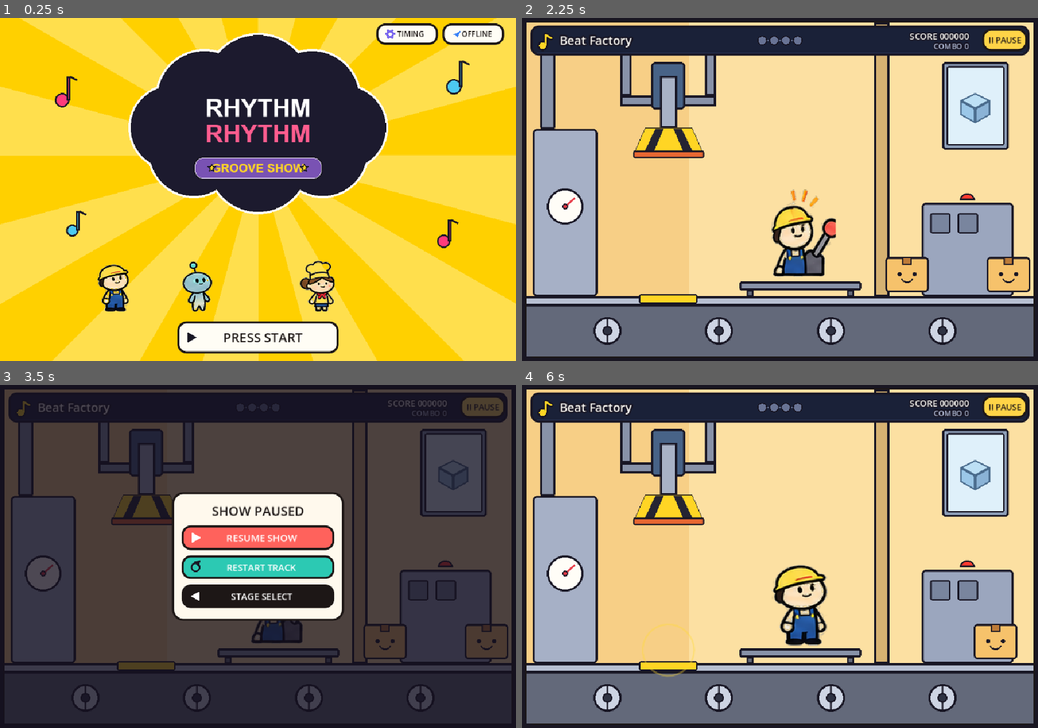
Above: before the commit, frames 1-4 (two rows, left to right).
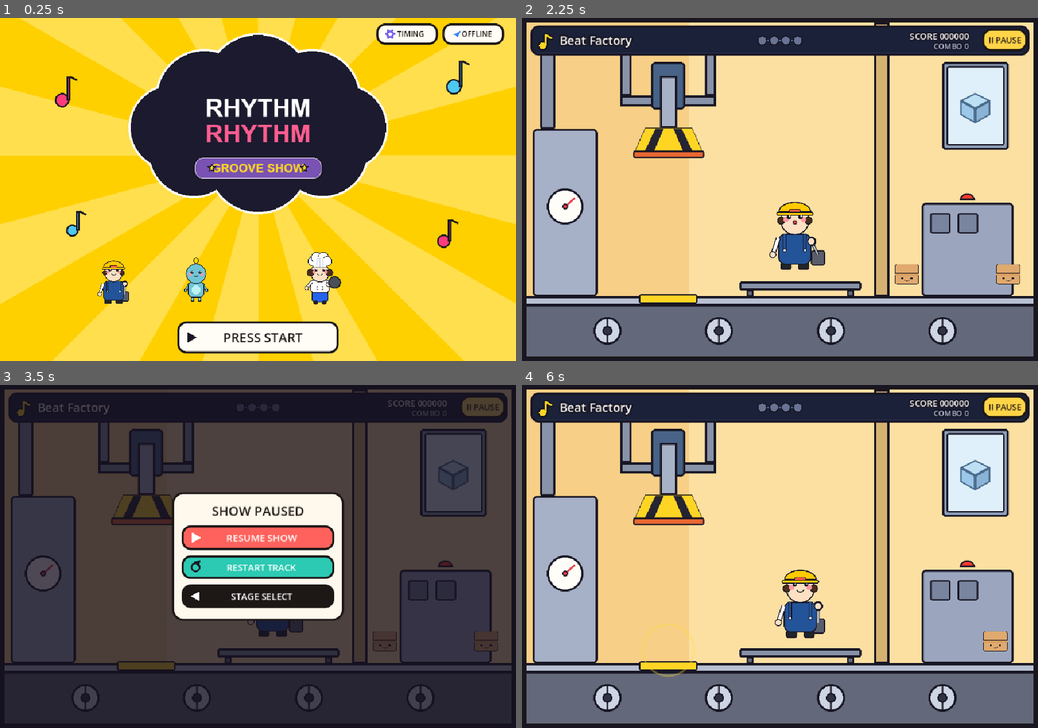
Above: after the commit, the same moments.

Repository: 1beenlee/rhythm-rhythm
Game: Godot game, scene res://scenes/main.tscn
Two runs of this game, one before a commit and one after it. Both use one fixed random seed, a clock stepped at 60 frames per second and the inputs below.
Inputs (mouse positions are in pixels of both pictures, inside the frame that each line leads up to):
- Up to frame 1 (0.25 s): no input
- Up to frame 2 (2.25 s): click "PRESS START" at 0.5 s; click "(A) PLAY" at 1.25 s; click "START STAGE!" at 2 s
- Up to frame 3 (3.5 s): click "II PAUSE" at 2.75 s
- Up to frame 4 (6 s): click "RESTART TRACK" at 3.5 s; tap Enter at 4.25, 4.35, 5.75 s; move the mouse to (893, 539) at 4.27 s; hold Right 4.28-5.03 s; click (893, 539) at 4.42 s; tap Space at 4.52, 5, 5.27 s; move the mouse to (676, 573) at 5.02 s; hold S 5.03-5.78 s; tap Keypad Enter at 5.1 s; move the mouse to (831, 481) at 5.77 s; hold Right from 5.78 s (still down); tap L at 5.85 s

The runs differ from the first frame. In frame 1, 2.0% of the frame differs, in the area x 18-67%, y 68-86%; in frame 2, 3.6%, in the area x 47-99%, y 49-80%; in frame 3, 0.9%; in frame 4, 2.5%.

Commit message:
feat(v0.3): overhaul 2D sprite pipeline with studio-grade 512px vector assets
- Rebuilt all character and prop sprite sheets using 4x SSAA (Pillow Lanczos) at 512x512 native resolution:
  * results/trio_celebration.png (800x520 high-res master illustration)
  * beat_factory/worker.png (2048x512, 4 frames)
  * beat_factory/boxes.png (1536x512, 3 frames)
  * echo_planet/alien.png (2048x512, 4 frames)
  * echo_planet/astronauts.png (1536x512, 3 frames)
  * rhythm_kitchen/chef.png (2560x512, 5 frames)
  * rhythm_kitchen/ingredients.png (1024x512, 2 frames)
- Replaced naive chroma-keying with 100% clean RGBA alpha channel (zero fringes/halos)
- Standardized frame slicing in GDScript across StageUIArt and game visual nodes
- CCGS & Ponytail quality gates pass (validate.py, 6/6 pipeline tests, 3/3 Godot smoke tests)

Diff:
--- a/core/stage_ui_art.gd
+++ b/core/stage_ui_art.gd
@@ -13,6 +13,7 @@
 var bg_title_tex: Texture2D
 var bg_results_tex: Texture2D
 var bg_select_tex: Texture2D
+var trio_celebration_tex: Texture2D
 var worker_tex: Texture2D
 var alien_tex: Texture2D
 var chef_tex: Texture2D
@@ -21,6 +22,7 @@
 	bg_title_tex = load("res://assets/sprites/bg_title.png")
 	bg_results_tex = load("res://assets/sprites/bg_results.png")
 	bg_select_tex = load("res://assets/sprites/bg_select.png")
+	trio_celebration_tex = load("res://assets/sprites/results/trio_celebration.png")
 	worker_tex = load("res://assets/sprites/beat_factory/worker.png")
 	alien_tex = load("res://assets/sprites/echo_planet/alien.png")
 	chef_tex = load("res://assets/sprites/rhythm_kitchen/chef.png")
@@ -83,16 +85,15 @@
 	# Cast characters standing cutely on stage floor
 	var floor_y := h * 0.86
 	var is_narrow := w < 520.0
-	var s := 0.65 if is_narrow else 0.82
-	var cw := 110.0 * s
-	var ch := 150.0 * s
+	var s := 0.70 if is_narrow else 0.95
+	var csz := 140.0 * s
 
 	if worker_tex:
-		draw_texture_rect_region(worker_tex, Rect2(w * 0.22 - cw * 0.5, floor_y - ch + bob * 0.4, cw, ch), Rect2(0, 0, 160.0, 220.0))
+		draw_texture_rect_region(worker_tex, Rect2(w * 0.22 - csz * 0.5, floor_y - csz + bob * 0.4, csz, csz), Rect2(0.0, 0.0, 512.0, 512.0))
 	if alien_tex:
-		draw_texture_rect_region(alien_tex, Rect2(w * 0.38 - cw * 0.5, floor_y - ch * 0.95 - bob * 0.5, cw, ch), Rect2(0, 0, 150.0, 200.0))
+		draw_texture_rect_region(alien_tex, Rect2(w * 0.38 - csz * 0.5, floor_y - csz - bob * 0.5, csz, csz), Rect2(0.0, 0.0, 512.0, 512.0))
 	if chef_tex:
-		draw_texture_rect_region(chef_tex, Rect2(w * 0.62 - cw * 0.5, floor_y - ch + bob * 0.4, cw, ch), Rect2(0, 0, 150.0, 220.0))
+		draw_texture_rect_region(chef_tex, Rect2(w * 0.62 - csz * 0.5, floor_y - csz + bob * 0.4, csz, csz), Rect2(0.0, 0.0, 512.0, 512.0))
 
 # =============================================================================
 # PANEL 02: STAGE SELECT HEADER & PORTRAIT CARDS (02_stage_select.png)
@@ -137,26 +138,21 @@
 	if is_narrow:
 		s = minf(w / 280.0, h / 110.0)
 	var bottom_limit := outer_rect.end.y - 6.0
+	var csz := 170.0 * s
 	if game_id == "beat_factory":
 		if worker_tex:
-			var cw := 125.0 * s
-			var ch := 170.0 * s
-			var src := Rect2(160.0, 0, 160.0, 220.0) # Ready frame
-			draw_texture_rect_region(worker_tex, Rect2(w * 0.50 - cw * 0.5, bottom_limit - ch + bob * 0.2, cw, ch), src)
+			var src := Rect2(512.0, 0.0, 512.0, 512.0) # Ready / Pull frame
+			draw_texture_rect_region(worker_tex, Rect2(w * 0.50 - csz * 0.5, bottom_limit - csz + bob * 0.2, csz, csz), src)
 	elif game_id == "echo_planet":
 		var space_c := Vector2(w * 0.50, h * 0.64)
 		CartoonDraw.draw_outlined_ellipse(self, space_c, w * 0.38, h * 0.22, -0.1, Color("2e2466"), Color("4a3b8c"), 3.0)
 		if alien_tex:
-			var cw := 120.0 * s
-			var ch := 160.0 * s
-			var src := Rect2(0.0, 0, 150.0, 200.0) # Idle frame
-			draw_texture_rect_region(alien_tex, Rect2(w * 0.50 - cw * 0.5, bottom_limit - ch + bob * 0.2, cw, ch), src)
+			var src := Rect2(0.0, 0.0, 512.0, 512.0) # Idle frame
+			draw_texture_rect_region(alien_tex, Rect2(w * 0.50 - csz * 0.5, bottom_limit - csz + bob * 0.2, csz, csz), src)
 	else:
 		if chef_tex:
-			var cw := 120.0 * s
-			var ch := 175.0 * s
-			var src := Rect2(150.0, 0, 150.0, 220.0) # Left Pan frame
-			draw_texture_rect_region(chef_tex, Rect2(w * 0.50 - cw * 0.5, bottom_limit - ch + bob * 0.2, cw, ch), src)
+			var src := Rect2(0.0, 0.0, 512.0, 512.0) # Idle frame
+			draw_texture_rect_region(chef_tex, Rect2(w * 0.50 - csz * 0.5, bottom_limit - csz + bob * 0.2, csz, csz), src)
 
 # =============================================================================
 # REHEARSAL STAGE & CHARACTER SHEET PREVIEW (Panels 10, 11, 12)
@@ -244,17 +240,17 @@
 	])
 	draw_colored_polygon(spot_pts, Color(1.0, 0.92, 0.55, 0.12))
 	var s := 0.85 if w < 520.0 else 1.15
-	var cw := 140.0 * s
-	var ch := 190.0 * s
-	var crect := Rect2(w * 0.50 - cw * 0.5, h * 0.66 - ch + bob * 0.3, cw, ch)
-	var f_idx := 3 if grade_tier == "SUPERB" else 0
+	var csz := 180.0 * s
+	var crect := Rect2(w * 0.50 - csz * 0.5, h * 0.66 - csz + bob * 0.3, csz, csz)
+	var f_idx := 2 if grade_tier == "SUPERB" else 0 # Frame 2 is Perfect/Cheer, Frame 0 is Idle
 
 	if game_id == "beat_factory" and worker_tex:
-		draw_texture_rect_region(worker_tex, crect, Rect2(float(f_idx) * 160.0, 0, 160.0, 220.0))
+		draw_texture_rect_region(worker_tex, crect, Rect2(float(f_idx) * 512.0, 0.0, 512.0, 512.0))
 	elif game_id == "echo_planet" and alien_tex:
-		draw_texture_rect_region(alien_tex, crect, Rect2(float(f_idx) * 150.0, 0, 150.0, 200.0))
+		draw_texture_rect_region(alien_tex, crect, Rect2(float(f_idx) * 512.0, 0.0, 512.0, 512.0))
 	elif chef_tex:
-		draw_texture_rect_region(chef_tex, crect, Rect2(float(f_idx) * 150.0, 0, 150.0, 220.0))
+		var c_frame := 3 if grade_tier == "SUPERB" else 0
+		draw_texture_rect_region(chef_tex, crect, Rect2(float(c_frame) * 512.0, 0.0, 512.0, 512.0))
 
 # =============================================================================
 # PANEL 09: RESULTS / AWARD SCREEN (09_results_superb.png)
@@ -273,32 +269,19 @@
 	var banner_y := h * (0.08 if is_narrow else 0.12)
 	CartoonDraw.draw_sticker_text(self, Vector2(0, banner_y), banner_txt, int(w), banner_fs, banner_col, CartoonDraw.INK, Color.WHITE, 4.5, 9.0)
 
-	# Cheering Character Trio on Left (Worker, Alien, Chef)
-	var trio_cx := w * (0.50 if is_narrow else 0.26)
-	var trio_y := h * (0.48 if is_narrow else 0.82)
-	var ts := (0.68 if is_narrow else 1.0)
-	var cw := 115.0 * ts
-	var ch := 160.0 * ts
-
-	if alien_tex:
-		var a_frame := 2 if grade_tier != "TRY AGAIN" else 0
-		var arect := Rect2(trio_cx - cw * 0.5, trio_y - ch * 1.05 - bob * 0.5, cw, ch)
-		draw_texture_rect_region(alien_tex, arect, Rect2(float(a_frame) * 150.0, 0, 150.0, 200.0))
-	if worker_tex:
-		var w_frame := 3 if grade_tier != "TRY AGAIN" else 0
-		var wrect := Rect2(trio_cx - cw * 1.35, trio_y - ch * 0.95 - bob * 0.4, cw, ch)
-		draw_texture_rect_region(worker_tex, wrect, Rect2(float(w_frame) * 160.0, 0, 160.0, 220.0))
-	if chef_tex:
-		var c_frame := 3 if grade_tier != "TRY AGAIN" else 0
-		var crect := Rect2(trio_cx + cw * 0.35, trio_y - ch * 0.95 - bob * 0.4, cw, ch)
-		draw_texture_rect_region(chef_tex, crect, Rect2(float(c_frame) * 150.0, 0, 150.0, 220.0))
-
-	if grade_tier == "SUPERB":
-		for li in range(3):
-			var lx := trio_cx - 100.0 * ts + float(li) * 20.0 * ts
-			draw_line(Vector2(lx, trio_y - 180.0 * ts), Vector2(lx - 12.0 * ts, trio_y - 215.0 * ts), CartoonDraw.INK, 4.5 * ts, true)
-			var rx := trio_cx + 60.0 * ts + float(li) * 20.0 * ts
-			draw_line(Vector2(rx, trio_y - 180.0 * ts), Vector2(rx + 12.0 * ts, trio_y - 215.0 * ts), CartoonDraw.INK, 4.5 * ts, true)
+	# High-Resolution Master Cheering Character Trio on Left (Worker, Alien, Chef)
+	var trio_cx := w * (0.50 if is_narrow else 0.28)
+	var trio_y := h * (0.48 if is_narrow else 0.85)
+	var tw := 270.0 if is_narrow else 400.0
+	var th := 175.0 if is_narrow else 260.0 # Exact 800:520 ratio
+
+	if trio_celebration_tex:
+		draw_texture_rect(trio_celebration_tex, Rect2(trio_cx - tw * 0.5, trio_y - th - bob * 0.3, tw, th), false)
+	elif alien_tex and worker_tex and chef_tex:
+		var csz_trio := 120.0
+		draw_texture_rect_region(alien_tex, Rect2(trio_cx - csz_trio * 0.5, trio_y - csz_trio, csz_trio, csz_trio), Rect2(1024.0, 0.0, 512.0, 512.0))
+		draw_texture_rect_region(worker_tex, Rect2(trio_cx - csz_trio * 1.3, trio_y - csz_trio, csz_trio, csz_trio), Rect2(1024.0, 0.0, 512.0, 512.0))
+		draw_texture_rect_region(chef_tex, Rect2(trio_cx + csz_trio * 0.3, trio_y - csz_trio, csz_trio, csz_trio), Rect2(1536.0, 0.0, 512.0, 512.0))
 
 	# Scoreboard Card on Right
 	var card_rect := Rect2(w * 0.52, h * 0.20, w * 0.44, h * 0.62)
--- a/games/beat_factory/visual.gd
+++ b/games/beat_factory/visual.gd
@@ -50,10 +50,9 @@
 				break
 
 	# 2. Worker Catwalk & Character Sprite
-	var worker_w := 125.0 if is_narrow else 155.0
-	var worker_h := 170.0 if is_narrow else 210.0
-	var worker_x := w * 0.54 - worker_w * 0.5
-	var worker_y := belt_y - 28.0 - worker_h + bob * 0.5
+	var worker_sz := 160.0 if is_narrow else 210.0
+	var worker_x := w * 0.54 - worker_sz * 0.5
+	var worker_y := belt_y - 20.0 - worker_sz + bob * 0.5
 
 	# Frame index: 0=Idle, 1=Ready/Lever Pulled, 2=Hit, 3=Miss
 	var worker_frame := 0
@@ -66,8 +65,8 @@
 		worker_frame = 1
 
 	if worker_tex:
-		var src_worker := Rect2(float(worker_frame) * 160.0, 0.0, 160.0, 220.0)
-		draw_texture_rect_region(worker_tex, Rect2(worker_x, worker_y, worker_w, worker_h), src_worker)
+		var src_worker := Rect2(float(worker_frame) * 512.0, 0.0, 512.0, 512.0)
+		draw_texture_rect_region(worker_tex, Rect2(worker_x, worker_y, worker_sz, worker_sz), src_worker)
 
 	# 3. Conveyor Belt Track & Boxes Moving Right -> Left
 	_draw_conveyor_boxes(w, belt_y, press_cx, speed_per_beat, beat, counting, is_narrow, is_holding_now)
@@ -200,7 +199,8 @@
 func _draw_box_sprite(bottom_center: Vector2, bw: float, bh: float, frame_idx: int) -> void:
 	var rect := Rect2(bottom_center.x - bw * 0.5, bottom_center.y - bh, bw, bh)
 	if boxes_tex:
-		var src_box := Rect2(float(frame_idx) * 120.0, 0.0, 120.0, 100.0)
+		var frame_clamped := mini(frame_idx, 2)
+		var src_box := Rect2(float(frame_clamped) * 512.0, 0.0, 512.0, 512.0)
 		draw_texture_rect_region(boxes_tex, rect, src_box)
 	else:
 		draw_rect(rect, Color("f6c26b"))
--- a/games/echo_planet/visual.gd
+++ b/games/echo_planet/visual.gd
@@ -49,31 +49,29 @@
 	elif is_response_turn:
 		alien_frame = 0
 
-	var alien_w := 125.0 if is_narrow else 155.0
-	var alien_h := 165.0 if is_narrow else 205.0
-	var alien_x := w * 0.18 - alien_w * 0.5
-	var alien_y := h * 0.88 - alien_h + bob * 0.4
+	var alien_sz := 160.0 if is_narrow else 210.0
+	var alien_x := w * 0.18 - alien_sz * 0.5
+	var alien_y := h * 0.88 - alien_sz + bob * 0.4
 
 	if alien_tex:
-		var src_alien := Rect2(float(alien_frame) * 150.0, 0.0, 150.0, 200.0)
-		draw_texture_rect_region(alien_tex, Rect2(alien_x, alien_y, alien_w, alien_h), src_alien)
+		var src_alien := Rect2(float(alien_frame) * 512.0, 0.0, 512.0, 512.0)
+		draw_texture_rect_region(alien_tex, Rect2(alien_x, alien_y, alien_sz, alien_sz), src_alien)
 
 	# 3. Dual Astronauts (Boy & Girl) on Right
-	# Frames: 0=Listen, 1=Cheer, 2=Miss (Each frame is 260x200)
+	# Frames: 0=Listen, 1=Cheer, 2=Miss (Each frame is 512x512)
 	var astro_frame := 0
 	if react_ratio > 0.0:
 		astro_frame = 2 if last_grade == "Miss" else 1
 	elif is_response_turn:
 		astro_frame = 0
 
-	var astro_w := 180.0 if is_narrow else 235.0
-	var astro_h := 140.0 if is_narrow else 182.0
-	var astro_x := w * 0.78 - astro_w * 0.5
-	var astro_y := h * 0.90 - astro_h + bob * 0.3
+	var astro_sz := 190.0 if is_narrow else 250.0
+	var astro_x := w * 0.78 - astro_sz * 0.5
+	var astro_y := h * 0.90 - astro_sz + bob * 0.3
 
 	if astro_tex:
-		var src_astro := Rect2(float(astro_frame) * 260.0, 0.0, 260.0, 200.0)
-		draw_texture_rect_region(astro_tex, Rect2(astro_x, astro_y, astro_w, astro_h), src_astro)
+		var src_astro := Rect2(float(astro_frame) * 512.0, 0.0, 512.0, 512.0)
+		draw_texture_rect_region(astro_tex, Rect2(astro_x, astro_y, astro_sz, astro_sz), src_astro)
 
 	# 4. Dual Call & Response Rhythm Cue Display (Caller + Receiver together on one screen!)
 	_draw_dual_rhythm_display(w, h, is_narrow, beat, cycle_beat, counting, react_ratio)
@@ -85,7 +83,7 @@
 		var fb_frame := 2 if last_grade == "Miss" else (0 if last_grade == "Perfect" else 1)
 		if fb_tex:
 			var src_fb := Rect2(float(fb_frame) * 220.0, 0.0, 220.0, 64.0)
-			draw_texture_rect_region(fb_tex, Rect2(astro_x + astro_w * 0.5 - fb_w * 0.5, h * 0.52, fb_w, fb_h), src_fb)
+			draw_texture_rect_region(fb_tex, Rect2(astro_x + astro_sz * 0.5 - fb_w * 0.5, h * 0.52, fb_w, fb_h), src_fb)
 
 	# 6. Top Stage HUD Bar
 	var lit_dots := 0 if (counting or (score_value() == 0 and beat < 4.0)) else (int(floorf(maxf(0.0, beat))) % 4 + 1)
--- a/games/rhythm_kitchen/visual.gd
+++ b/games/rhythm_kitchen/visual.gd
@@ -35,11 +35,11 @@
 	var right_cx := w * 0.78
 
 	# 2. Chef Character in Center
-	# Frames: 0=Idle, 1=Pan Left, 2=Pan Right, 3=Miss
+	# Frames: 0=Idle, 1=Pan Left, 2=Pan Right, 3=Cheer, 4=Miss
 	var chef_frame := 0
 	if react_ratio > 0.0:
 		if last_grade == "Miss":
-			chef_frame = 3
+			chef_frame = 4
 		else:
 			chef_frame = 1 if last_lane == "left" else 2
 	elif ant_l > 0.20:
@@ -47,14 +47,13 @@
 	elif ant_r > 0.20:
 		chef_frame = 2
 
-	var chef_w := 125.0 if is_narrow else 155.0
-	var chef_h := 170.0 if is_narrow else 210.0
-	var chef_x := w * 0.50 - chef_w * 0.5
-	var chef_y := counter_y - chef_h + 12.0 + bob * 0.4
+	var chef_sz := 160.0 if is_narrow else 210.0
+	var chef_x := w * 0.50 - chef_sz * 0.5
+	var chef_y := counter_y - chef_sz + 16.0 + bob * 0.4
 
 	if chef_tex:
-		var src_chef := Rect2(float(chef_frame) * 150.0, 0.0, 150.0, 220.0)
-		draw_texture_rect_region(chef_tex, Rect2(chef_x, chef_y, chef_w, chef_h), src_chef)
+		var src_chef := Rect2(float(chef_frame) * 512.0, 0.0, 512.0, 512.0)
+		draw_texture_rect_region(chef_tex, Rect2(chef_x, chef_y, chef_sz, chef_sz), src_chef)
 
 	# 3. Flying Cooking Ingredients (Tomato / Lettuce / Trio)
 	_draw_flying_ingredients(w, h, counter_y, left_cx, right_cx, beat, counting, is_narrow)
@@ -118,10 +117,11 @@
 		var arc_h := 160.0 if is_narrow else 210.0
 		var cur_y := counter_y - 45.0 - (4.0 * arc_h * prog * (1.0 - prog))
 
-		# Frame: 0=tomato, 1=lettuce, 2=trio
-		var f_idx := 2 if pat == "triple" else (0 if lane == "right" else 1)
+		# Frame: 0=Tomato, 1=Lettuce
+		var f_idx := 0 if lane == "right" else 1
+		var item_sz := 56.0 if is_narrow else 72.0
 
 		if ing_tex:
-			var src := Rect2(float(f_idx) * 70.0, 0.0, 70.0, 70.0)
-			var d_rect := Rect2(cur_x - item_size * 0.5, cur_y - item_size * 0.5, item_size, item_size)
+			var src := Rect2(float(f_idx) * 512.0, 0.0, 512.0, 512.0)
+			var d_rect := Rect2(cur_x - item_sz * 0.5, cur_y - item_sz * 0.5, item_sz, item_sz)
 			draw_texture_rect_region(ing_tex, d_rect, src)
Binary file changed: assets/sprites/beat_factory/boxes.png
Binary file changed: assets/sprites/beat_factory/worker.png
Binary file changed: assets/sprites/echo_planet/alien.png
Binary file changed: assets/sprites/echo_planet/astronauts.png
Binary file added: assets/sprites/results/trio_celebration.png
Binary file changed: assets/sprites/rhythm_kitchen/chef.png
Binary file changed: assets/sprites/rhythm_kitchen/ingredients.png
